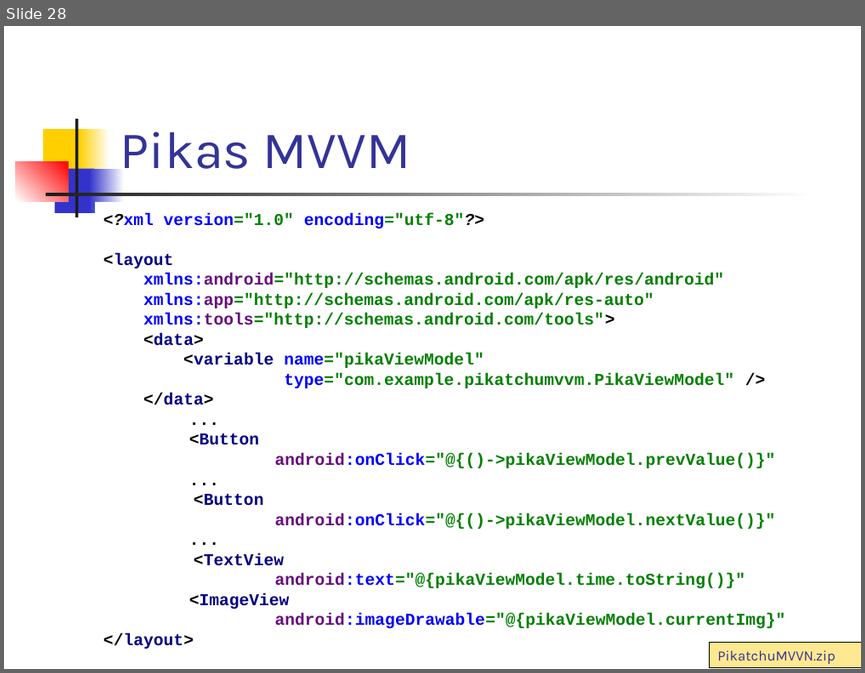
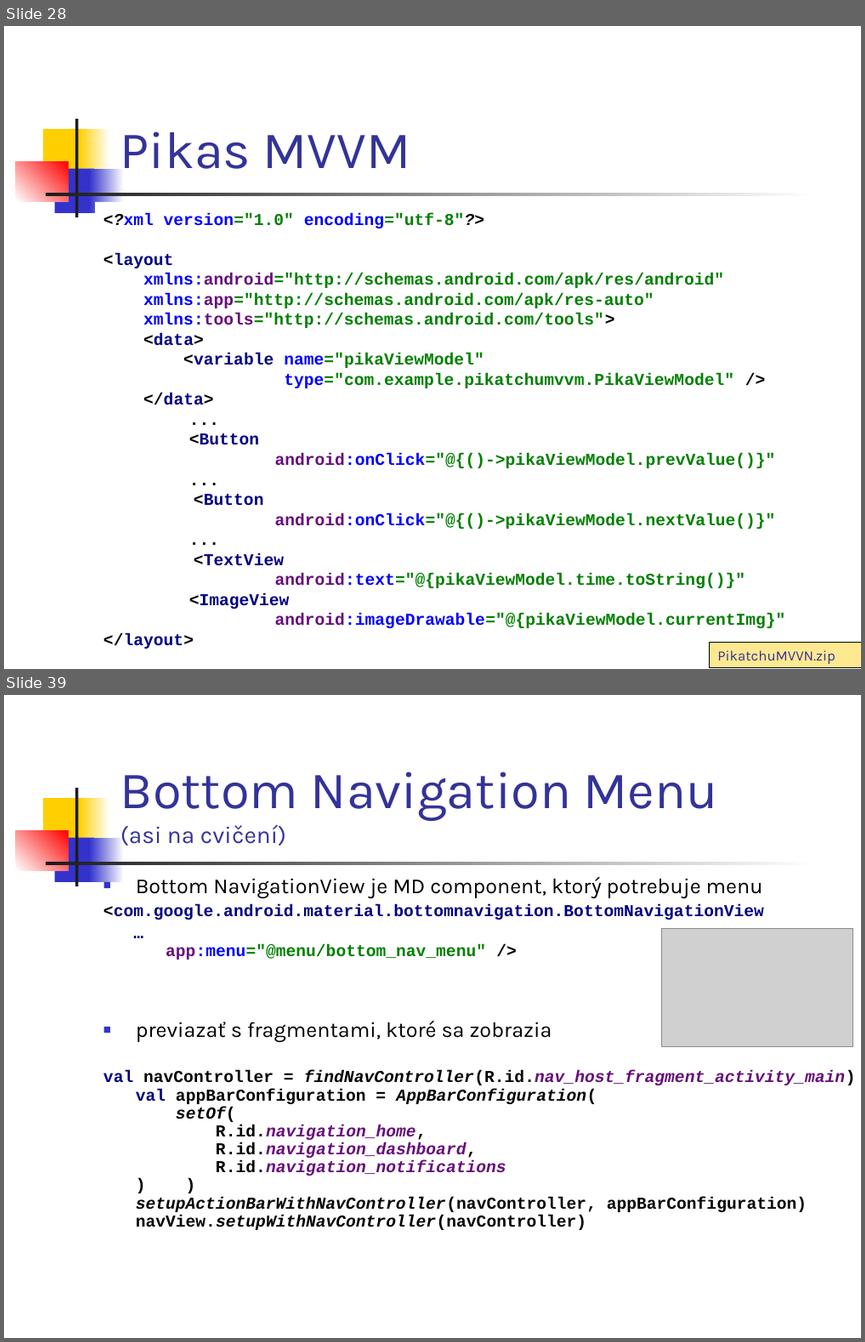
Before and after one commit to vmandro/Prednasky, a slide deck: 07/07_Android.ppt. Shown one above the other, each under a label of ours: slide 28 before the commit, slides 28 and 39 after it; the slides between them are not shown. The pictures are 865x673 and 865x1342 pixels, drawn with LibreOffice and Linux fonts; fonts in the diff are those of the drawing; grey boxes stand for pictures. Boxes give left, top, right and bottom in pixels: in the first picture for what was removed or moved away, otherwise in the second. Text is boxed around its words. In the diff, an @@ line names an element or a change of style, - is before the commit and + after.

```diff
--- a/07/07_Android.ppt
+++ b/07/07_Android.ppt
@@ slide 39 added at (x1=4, y1=695, x2=861, y2=1338), background #FFFFFF; not listed: 7 template elements that a slide beside it also shows @@
@@ rectangle added at (x1=4, y1=699, x2=21, y2=733), fill #FFFFFF @@
@@ title added at (x1=120, y1=771, x2=718, y2=845), 44 pt, text #333399 @@
+Bottom Navigation Menu
+(asi na cvičení)
@@ text added at (x1=103, y1=877, x2=856, y2=1230), 14 pt, text #000000, bold @@
+■ Bottom NavigationView je MD component, ktorý potrebuje menu
+<com.google.android.material.bottomnavigation.BottomNavigationView
+…
+app:menu="@menu/bottom_nav_menu" />
+■ previazať s fragmentami, ktoré sa zobrazia
+val navController = findNavController(R.id.nav_host_fragment_activity_main)
+val appBarConfiguration = AppBarConfiguration(
+setOf(
+R.id.navigation_home,
+R.id.navigation_dashboard,
+R.id.navigation_notifications
+) )
+setupActionBarWithNavController(navController, appBarConfiguration)
+navView.setupWithNavController(navController)
@@ picture added at (x1=662, y1=929, x2=853, y2=1047) @@
```
Also in this commit, not shown: 1 slide changed, 10 other slides added, 1 slide removed, 1 other file.
